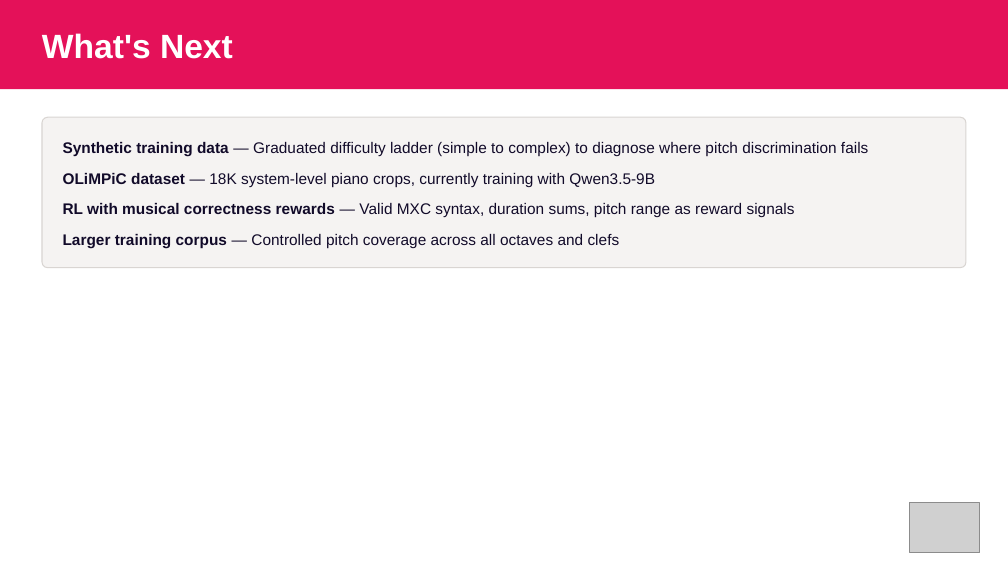
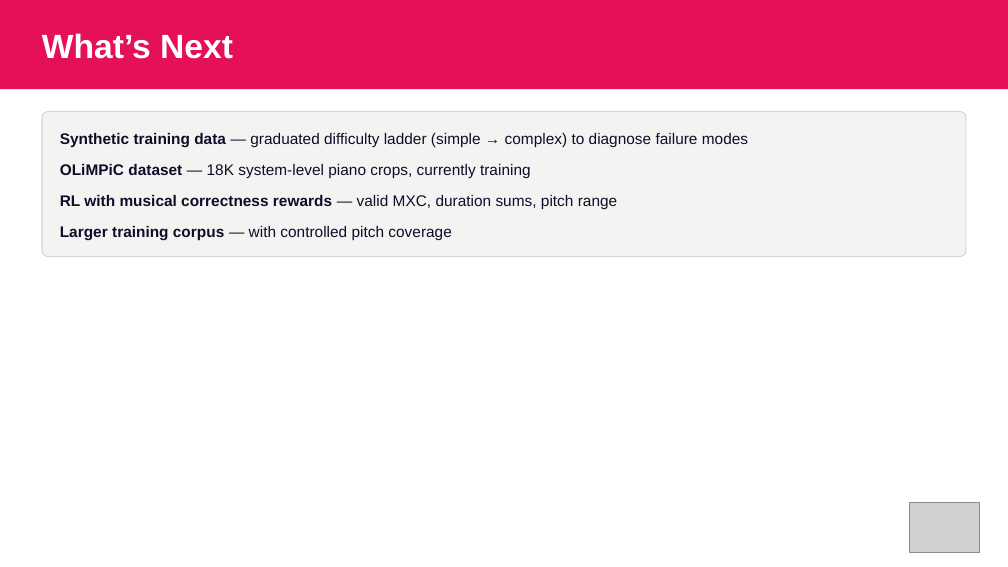
Before and after one commit to kungfuai/CVlization, a slide deck: slide 11 of examples/perception/optical_music_recognition/slides-omr-mxc/omr-mxc-results.pptx (slide 18 before the commit). Drawn at 1008x567 pixels with LibreOffice and Linux fonts; fonts in the diff are those of the drawing; grey boxes stand for pictures. Boxes give left, top, right and bottom in pixels: in the first picture for what was removed or moved away, otherwise in the second. Text is boxed around its words. In the diff, an @@ line names an element or a change of style, - is before the commit and + after.

Commit message:
Add 8K context, ablation study, training stability fixes for OMR
- train.py: per-run output dirs, bf16/8-bit quantization options,
  unsloth_train opt-in for grad-accum bug fix, strict_mxc fail-fast,
  warning logging for xml_to_mxc failures, MxcFailureTracker class
- generate.py: Level 6b/7a/7b/7c ablation variants
- 8K context configs for Level 6, 6b, 7, 7a-c (and a stable LR=5e-5
  variant for 6b that recovers from training instability)
- eval_run.py + eval.sh: standalone batch eval pipeline
- Reports split into date-prefixed docs:
  2026-04-01 context length & EOS, 2026-04-08 ablation & instability,
  2026-04-12 current findings
- Slides: omr-mxc-results 12-slide deck

```diff
--- a/examples/perception/optical_music_recognition/slides-omr-mxc/omr-mxc-results.pptx
+++ b/examples/perception/optical_music_recognition/slides-omr-mxc/omr-mxc-results.pptx
@@ text at box(42, 33, 233, 59): text changed @@
-What's Next
+What’s Next
@@ rounded rectangle: place and size @@
-rounded rectangle at box(42, 117, 967, 267)
+rounded rectangle at box(42, 112, 967, 257)
@@ rounded rectangle at box(42, 112, 967, 257): proportions changed @@
@@ text at box(60, 133, 748, 148): text changed @@
-Synthetic training data — Graduated difficulty ladder (simple to complex) to diagnose where pitch discrimination fails
+Synthetic training data — graduated difficulty ladder (simple → complex) to diagnose failure modes
@@ text at box(60, 164, 531, 179): text changed @@
-OLiMPiC dataset — 18K system-level piano crops, currently training with Qwen3.5-9B
+OLiMPiC dataset — 18K system-level piano crops, currently training
@@ text at box(60, 195, 617, 210): text changed @@
-RL with musical correctness rewards — Valid MXC syntax, duration sums, pitch range as reward signals
+RL with musical correctness rewards — valid MXC, duration sums, pitch range
@@ text at box(60, 226, 451, 240): text changed @@
-Larger training corpus — Controlled pitch coverage across all octaves and clefs
+Larger training corpus — with controlled pitch coverage
```
Also in this commit, not shown: 8 other slides changed, 7 slides removed, 31 other files.
